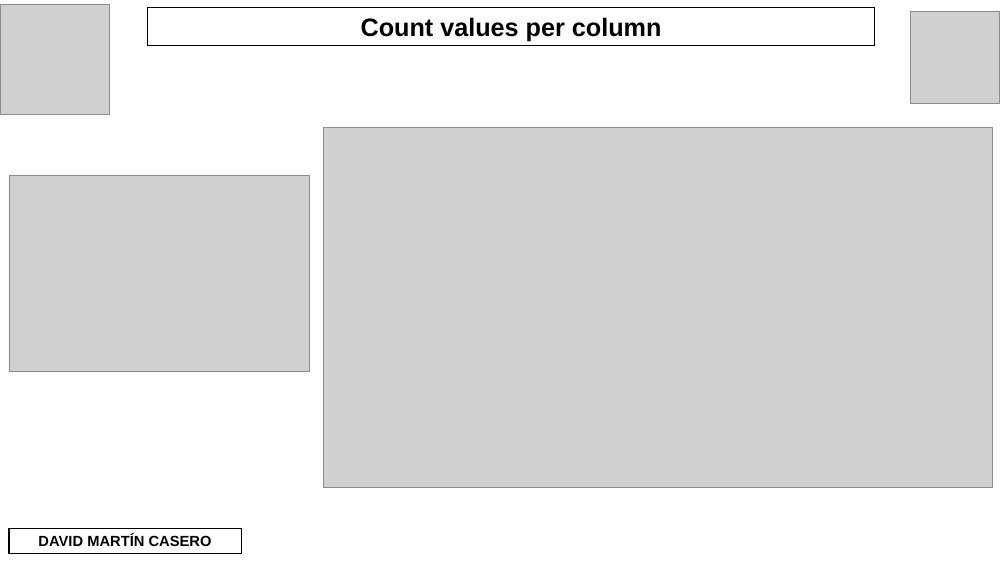
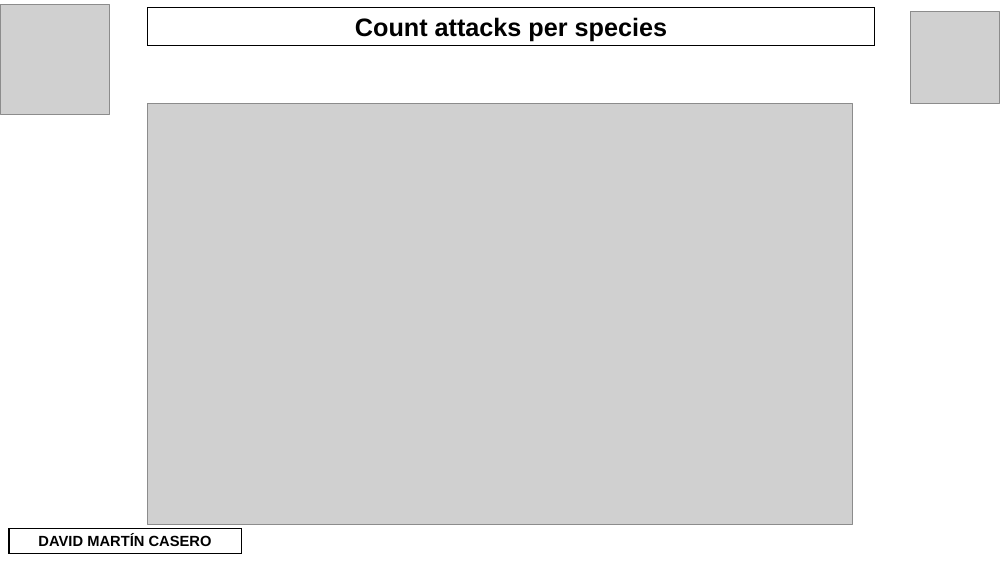
Before and after one commit to Davidmcii/DMC-w2-pandas-project, a slide deck: slide 5 of Presentation/W2-sharks-DavidMC-ongoing.pptx (slide 4 before the commit). Drawn at 1008x567 pixels with LibreOffice and Linux fonts; fonts in the diff are those of the drawing; grey boxes stand for pictures. Boxes give left, top, right and bottom in pixels: in the first picture for what was removed or moved away, otherwise in the second. Text is boxed around its words. In the diff, an @@ line names an element or a change of style, - is before the commit and + after.

```diff
--- a/Presentation/W2-sharks-DavidMC-ongoing.pptx
+++ b/Presentation/W2-sharks-DavidMC-ongoing.pptx
@@ text in rectangle at box(355, 17, 667, 42): text changed @@
-Count values per column
+Count attacks per species
@@ picture: place and size @@
-picture at box(324, 128, 992, 488)
+picture at box(147, 104, 853, 525)
@@ picture removed at box(9, 176, 309, 371) @@
```
Also in this commit, not shown: 3 other slides changed, 3 slides added, 1 other file.
